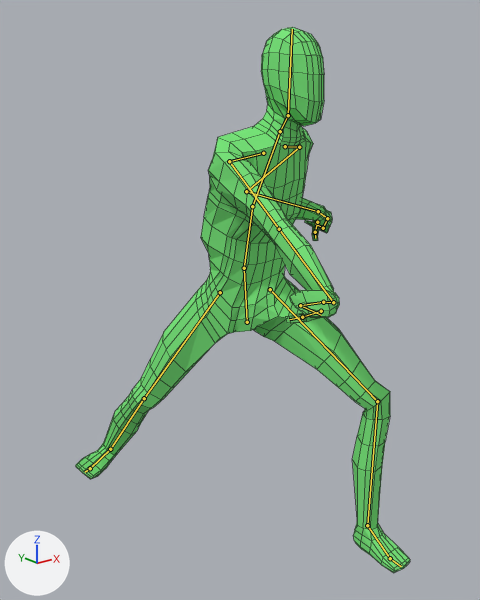
The Blender file Bandit Game/Assets/Models/CharacterModel.blend: old version first, new version second.
Before and after are seen from a 50 mm camera at (-1.335, -1.727, 1.487) aimed at (-0.008, -0.069, 0.824). Every picture has the same lights, and +X, +Y and +Z are marked at lower left. Both versions are drawn at frame 23 of the action 'LightCut2'; the numbers are the values there. The bones that bend it are drawn over the model as lines. Mesh edges are drawn as thin lines.

Objects in the first picture: 'Character'.
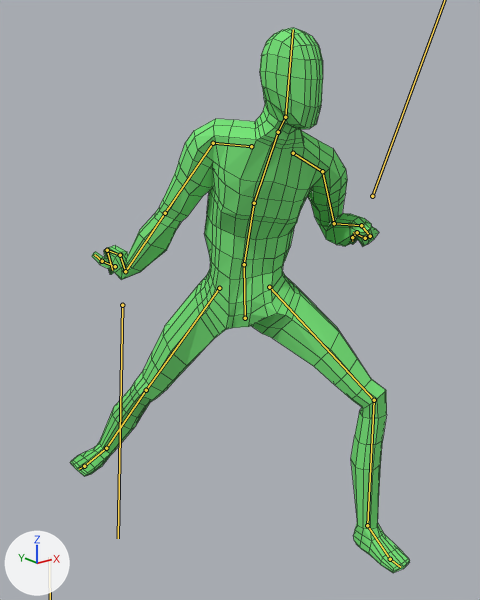
Changed parts and their boxes [x1, y1, x2, y2] in the pictures (480 x 600 px):
'Character', posed: before [76, 27, 410, 573]; after [70, 28, 410, 573]
bone 'Hips', root to tip: before (247, 322) to (244, 268); after (245, 318) to (244, 264)
bone 'Spine', root to tip: before (244, 268) to (252, 206); after (244, 264) to (254, 203)
bone 'Chest', root to tip: before (252, 206) to (280, 131); after (254, 203) to (278, 132)
bone 'Neck', root to tip: before (280, 131) to (288, 115); after (278, 132) to (285, 117)
bone 'Head', root to tip: before (288, 115) to (292, 29); after (285, 117) to (293, 29)
bone 'Shoulder.L', root to tip: before (285, 146) to (299, 147); after (293, 153) to (322, 171)
bone 'LowerArm.L', root to tip: before (246, 191) to (318, 211); after (334, 223) to (361, 225)
bone 'LowerArm.R', root to tip: before (279, 229) to (333, 302); after (165, 213) to (125, 271)

The change in detail:
Bone 'LegIK.R' (bone_legik_r) moves from (-0.09, 0.46, 0.0) to (-0.098, 0.48, 0.0).
Bone 'LegIK.R' (bone_legik_r) turns from (0, 0, -66) to (0, 0, -69) degrees about its own x, y and z.
Bone 'RootBone' (bone_rootbone) moves from (0.0, 0.096, 0.197) to (0.008, 0.078, 0.19).
Bone 'Hips' (bone_hips) turns from (-10, -37, 4) to (-8, -38, 2) degrees about its own x, y and z.
Bone 'Spine' (bone_spine) turns from (21, 30, 1) to (17, 11, -7) degrees about its own x, y and z.
Bone 'Chest' (bone_chest) turns from (19, 27, 2) to (21, 5, -4) degrees about its own x, y and z.
Bone 'Neck' (bone_neck) turns from (-30, -10, 7) to (-32, 17, -15) degrees about its own x, y and z.
Bone 'Head' (bone_head) turns from (0, -9, 0) to (0, 0, 0) degrees about its own x, y and z.
Bone 'Shoulder.L' (bone_shoulder_l) turns from (0, 0, 0) to (-10, -4, -5) degrees about its own x, y and z.
Bone 'LowerArm.L' (bone_lowerarm_l) turns from (46, 20, -15) to (65, -4, -15) degrees about its own x, y and z.
Bone 'LowerArm.R' (bone_lowerarm_r) turns from (-2, 1, -3) to (-13, 8, -9) degrees about its own x, y and z.
Bone 'ArmIK.L' (bone_armik_l) moves from (-0.439, -0.156, -0.432) to (-0.51, -0.417, -0.432).
Bone 'ArmIK.L' (bone_armik_l) turns from (-71, 31, -67) to (-97, 24, -120) degrees about its own x, y and z.
Bone 'ArmPoleTarget.L' (bone_armpoletarget_l) moves from (-0.08, 0.078, 0.893) to (0.786, -1.861, 0.859).
Bone 'ArmIK.R' (bone_armik_r) moves from (0.529, -0.697, -0.531) to (0.45, 0.192, -0.633).
Bone 'ArmIK.R' (bone_armik_r) turns from (-16, -69, 43) to (57, -20, -62) degrees about its own x, y and z.
Bone 'ArmPoleTarget.R' (bone_armpoletarget_r) moves from (-0.051, -0.139, 0.627) to (-0.004, -0.001, 0.056).
